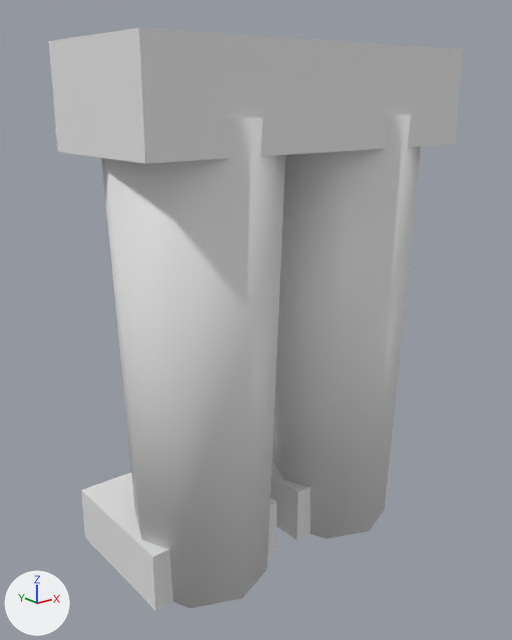
One commit to the glTF model assets/models/items/copper_greaves.glb: the scene before it, then after it.
Camera for both pictures: a camera (50 mm lens) standing at (-0.294, -0.352, 0.31) and looking at (-0.003, 0.012, 0.164). Lighting does not change. The marker at lower left points along +X, +Y and +Z. The first picture is the older version. Vertices at exactly the same position are counted once.

The older version as bpy lines, for what is in view:
```python
me_copper_greaves_v0 = bpy.data.meshes.new('copper_greaves_v0')
me_copper_greaves_v0.from_pydata(...)  # a box spanning x -0.11..-0.01, y -0.02..0.08, z 0.0..0.04; an 8-sided cut cone along z (radius 0.045 at the low end, 0.055 at the high end) spanning x -0.115..-0.005, y -0.055..0.055, z 0.0..0.3; a box spanning x 0.01..0.11, y -0.02..0.08, z 0.0..0.04; an 8-sided cut cone along z (radius 0.045 at the low end, 0.055 at the high end) spanning x 0.005..0.115, y -0.055..0.055, z 0.0..0.3; a box spanning x -0.12..0.12, y -0.05..0.05, z 0.28..0.34
me_copper_greaves_v0.materials.append(mat_prop_copper)
ob_copper_greaves_v0 = bpy.data.objects.new('copper_greaves_v0', me_copper_greaves_v0)
ob_copper_greaves_v0.location = (0.0, 0.0, 0.0)
```
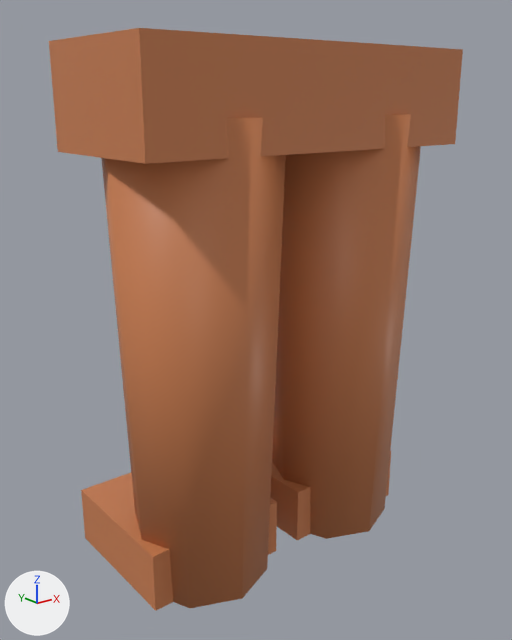
Boxes (x1, y1, x2, y2) around the edits, measured in the pictures (512 x 640 px):
part 1 of me_copper_greaves_v0, recoloured (white to orange): (49, 28, 463, 611) in both

The change, as a list of edits to the scene's bpy script:
```text
Change me_copper_greaves_v0:
    where me_copper_greaves_v0.from_pydata(...)  # 56 vertices, 92 faces; spans x -0.12..0.12, y -0.055..0.08, z 0.0..0.34
    used by ob_copper_greaves_v0; location = (0.0, 0.0, 0.0)
    me_copper_greaves_v0 part 1: 92 faces centred in x -0.12..0.12, y -0.05..0.08, z 0.0..0.34 are repainted in the vertex colours; the middle colour goes from white #ffffff to orange #e08c5a
```
